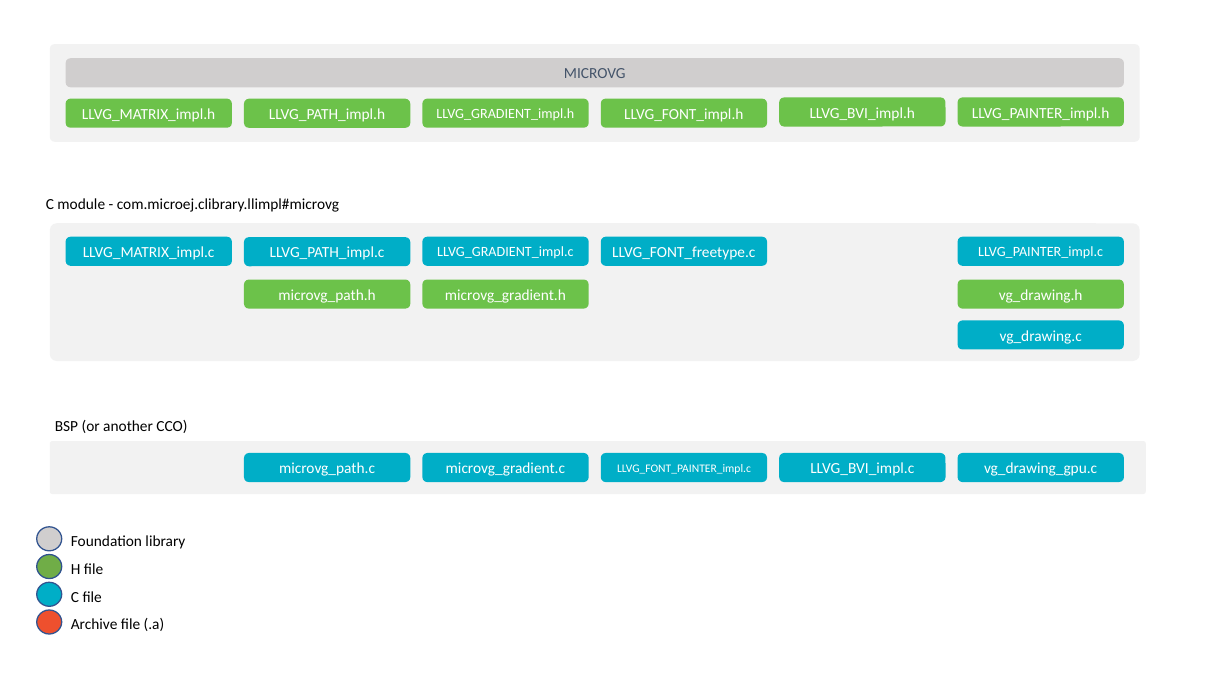
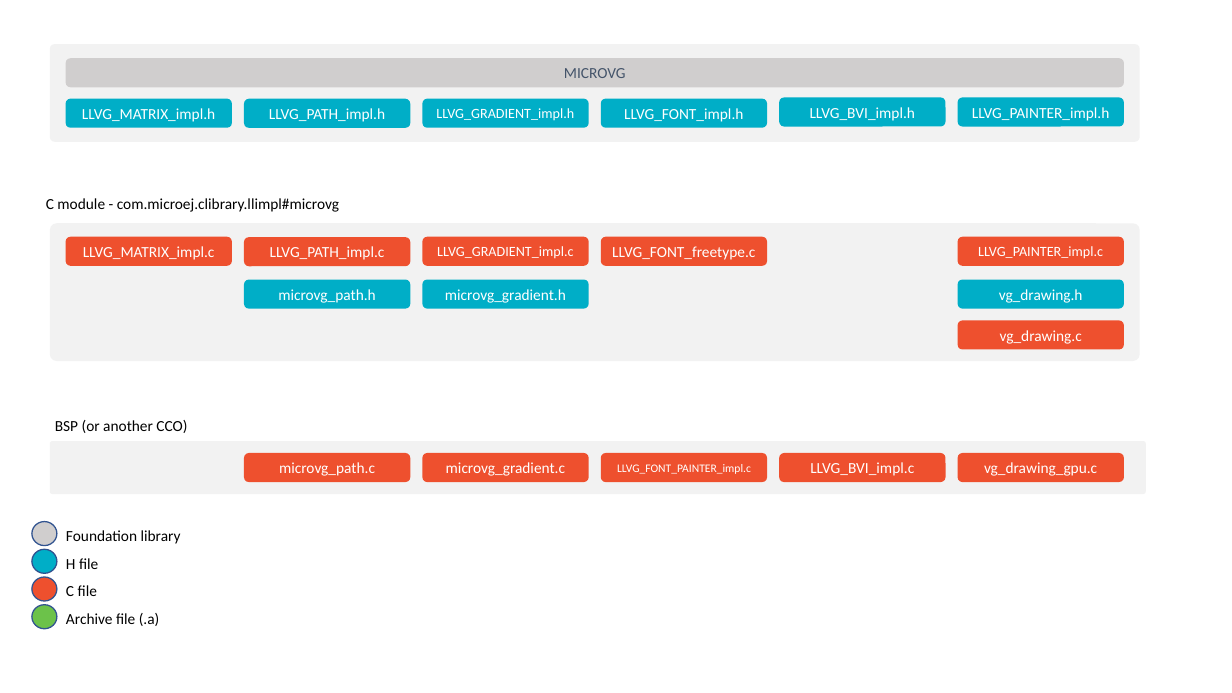
Before and after one commit to MicroEJ/docs, a slide deck: slide 1 of VEEPortingGuide/images/vgLL.pptx. Drawn at 1232x693 pixels with LibreOffice and Linux fonts; fonts in the diff are those of the drawing. Boxes give left, top, right and bottom in pixels: in the first picture for what was removed or moved away, otherwise in the second. Text is boxed around its words. In the diff, an @@ line names an element or a change of style, - is before the commit and + after.

```diff
--- a/VEEPortingGuide/images/vgLL.pptx
+++ b/VEEPortingGuide/images/vgLL.pptx
@@ fill #6CC24A to #00AEC7 in 9 elements at <box>66,99,232,128</box>, <box>958,97,1124,126</box>, <box>244,99,410,128</box>, <box>422,99,589,128</box>, <box>601,99,767,128</box>, <box>779,97,945,126</box>, <box>244,280,410,309</box>, <box>422,280,589,309</box>, <box>958,280,1124,309</box> @@
@@ fill #00AEC7 to #EE502E in 11 elements at <box>66,237,232,265</box>, <box>244,238,410,266</box>, <box>244,453,410,482</box>, <box>601,453,767,482</box>, <box>422,237,589,265</box>, <box>601,237,767,265</box>, <box>422,453,589,482</box>, <box>958,237,1124,265</box>, <box>958,321,1124,349</box>, <box>958,453,1124,482</box>, <box>779,453,945,482</box> @@
@@ 4 texts, 2 ellipses: place and size @@
-4 texts, 2 ellipses at <box>37,527,185,631</box>
+4 texts, 2 ellipses at <box>32,521,181,626</box>
@@ ellipse at <box>32,549,57,573</box>: fill #70AD47 to #00AEC7 @@
@@ ellipse: place and size @@
-ellipse at <box>37,610,62,634</box>
+ellipse at <box>32,577,57,601</box>
@@ ellipse: place and size @@
-ellipse at <box>37,582,62,606</box>
+ellipse at <box>32,604,57,628</box>
@@ ellipse at <box>32,604,57,628</box>: fill #00AEC7 to #6CC24A @@
```
Also in this commit, not shown: 7 other slides changed, 16 other files.
